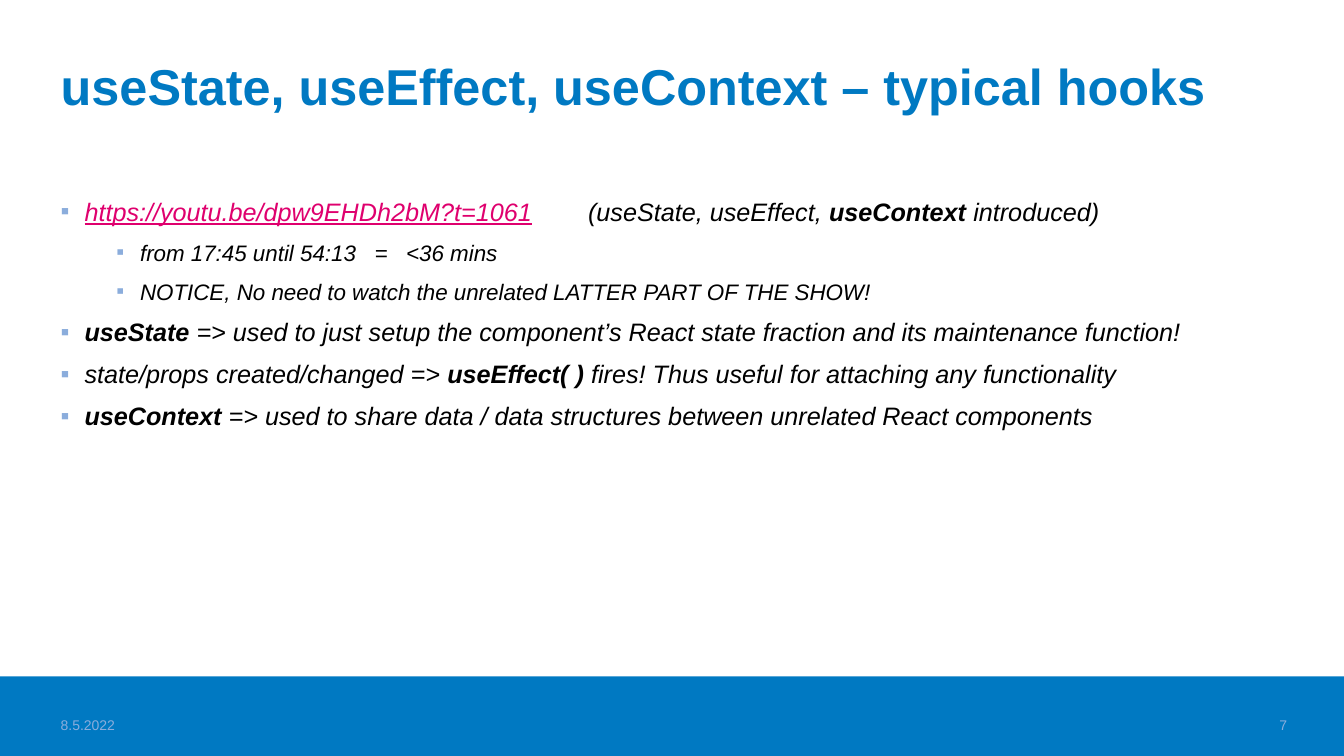
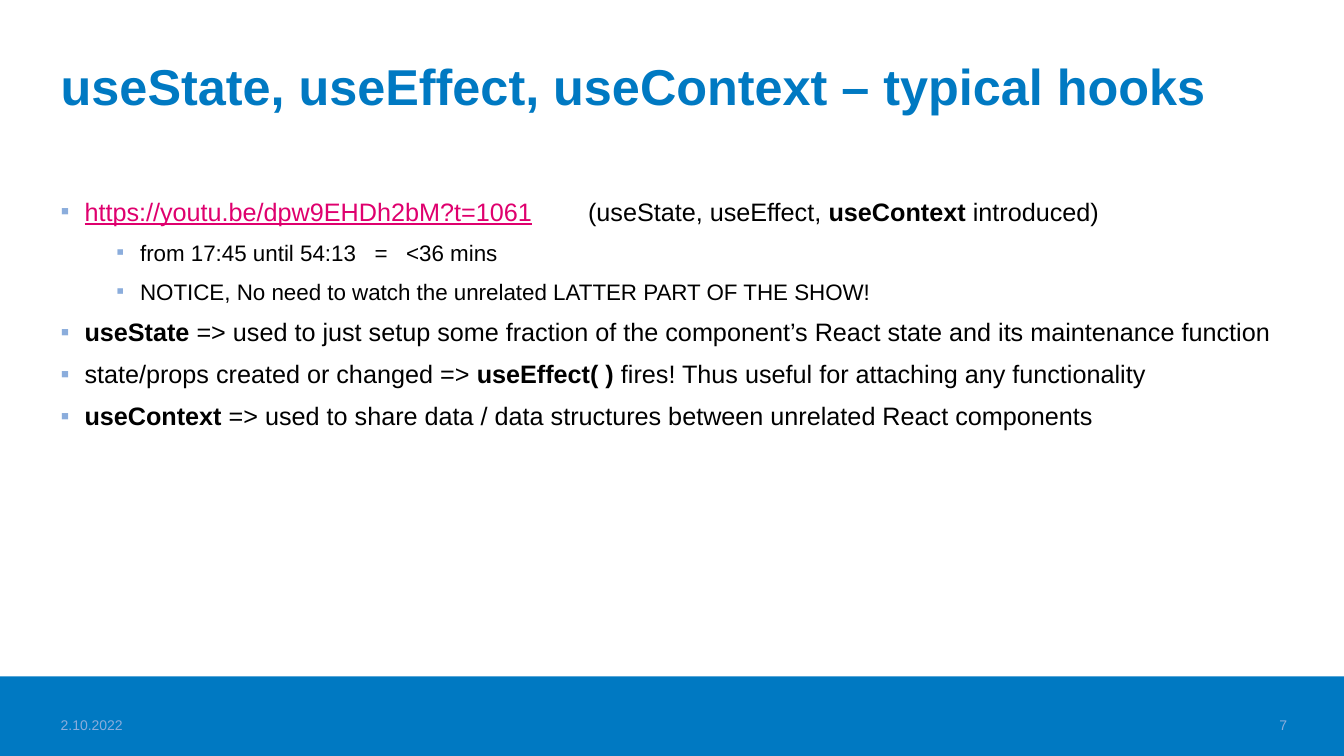
Before and after one commit to valju/docs_frontend_design, a slide deck: slide 7 of FrontendStuff_ForExam.pptx. Drawn at 1344x756 pixels with LibreOffice and Linux fonts; fonts in the diff are those of the drawing; background and template pictures are left out. Boxes give left, top, right and bottom in pixels: in the first picture for what was removed or moved away, otherwise in the second. Text is boxed around its words. In the diff, an @@ line names an element or a change of style, - is before the commit and + after.

```diff
--- a/FrontendStuff_ForExam.pptx
+++ b/FrontendStuff_ForExam.pptx
@@ text at [85, 202, 1099, 431]: italic off in "https://youtu.be/dpw9EHDh2bM?t=1061 (useState, useEffect, us ...", "from 17:45 until 54:13 = <36 mins", "NOTICE, No need to watch the unrelated ...", "useContext => used to share data / ..." @@
@@ text at [85, 322, 1270, 389]: text changed; italic off @@
-▪ useState => used to just setup the component’s React state fraction and its maintenance function!
-▪ state/props created/changed => useEffect( ) fires! Thus useful for attaching any functionality
+▪ useState => used to just setup some fraction of the component’s React state and its maintenance function
+▪ state/props created or changed => useEffect( ) fires! Thus useful for attaching any functionality
@@ text at [61, 720, 123, 730]: text changed @@
-8.5.2022
+2.10.2022
```
Also in this commit, not shown: 18 other slides changed, 1 slide added, 19 other files.
